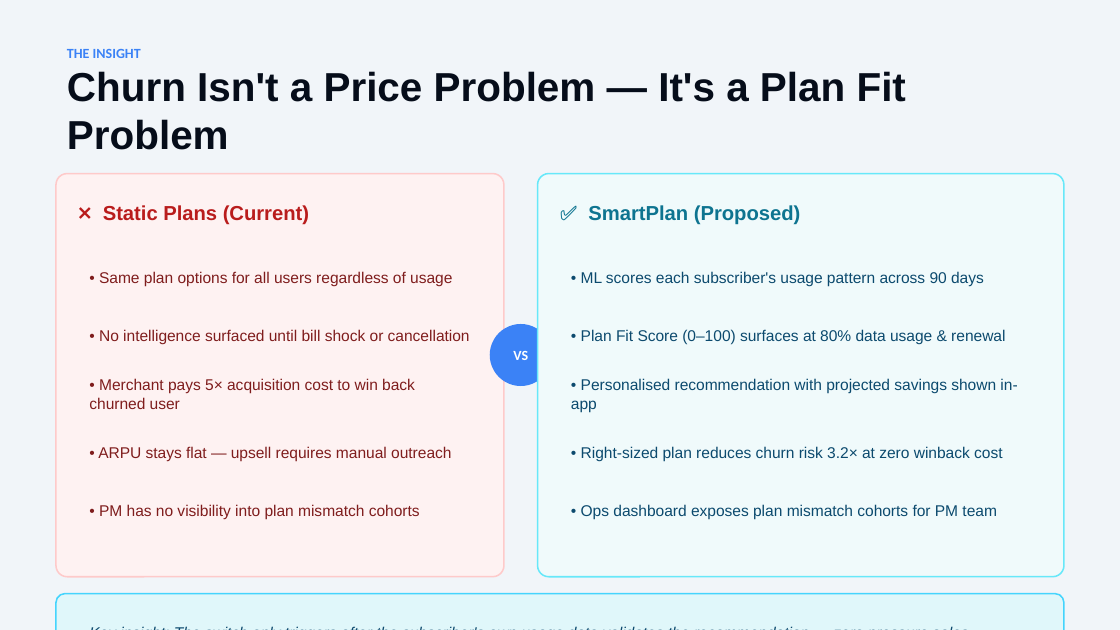
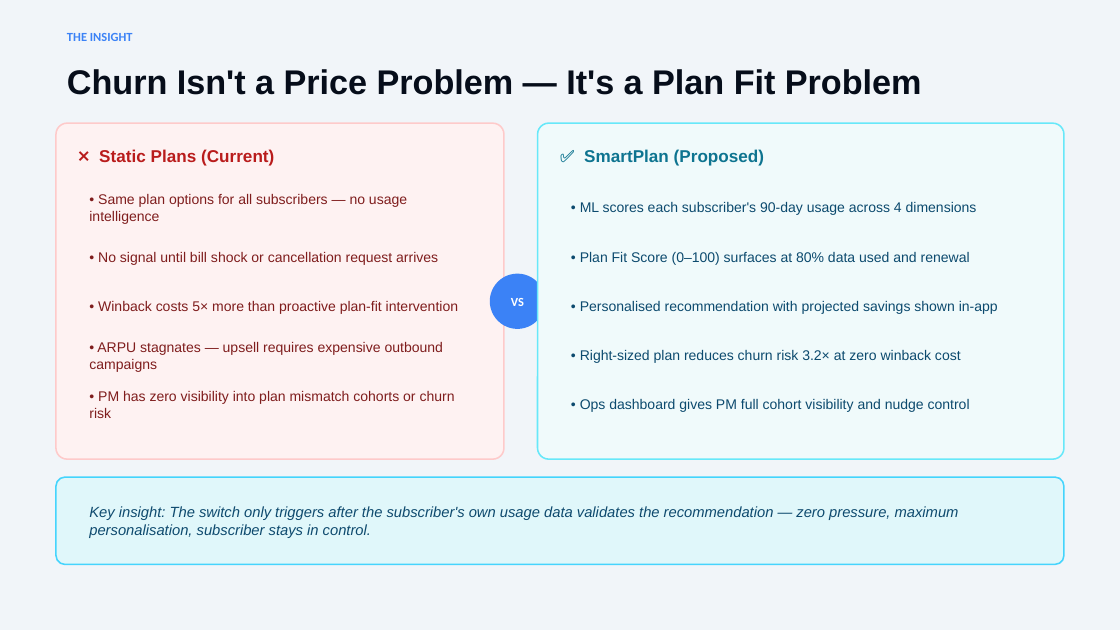
Before and after one commit to ajay-avaghade/Portfolio, a slide deck: slide 3 of assets/circles-smartplan-deck.pptx. Drawn at 1120x630 pixels with LibreOffice and Linux fonts; fonts in the diff are those of the drawing. Boxes give left, top, right and bottom in pixels: in the first picture for what was removed or moved away, otherwise in the second. Text is boxed around its words. In the diff, an @@ line names an element or a change of style, - is before the commit and + after.

```diff
--- a/assets/circles-smartplan-deck.pptx
+++ b/assets/circles-smartplan-deck.pptx
@@ text "THE INSIGHT": place and size @@
-text "THE INSIGHT" at (67,49,141,58)
+text "THE INSIGHT" at (67,33,133,41)
@@ text "THE INSIGHT" at (67,33,133,41): size 9 to 8 pt @@
@@ text "Churn Isn't a Price Problem ..." at (67,69,922,95): size 26 to 22 pt @@
@@ rounded rectangle: place and size @@
-rounded rectangle at (56,174,504,577)
+rounded rectangle at (56,123,504,459)
@@ text "❌ Static Plans (Current)" at (99,149,274,166): size 13 to 11 pt @@
@@ text "❌ Static Plans (Current)": place and size @@
-text "❌ Static Plans (Current)" at (103,205,309,225)
+text "❌ Static Plans (Current)" at (99,149,274,166)
@@ rounded rectangle: place and size @@
-rounded rectangle at (538,174,1064,577)
+rounded rectangle at (538,123,1064,459)
@@ text "✅ SmartPlan (Proposed)": place and size @@
-text "✅ SmartPlan (Proposed)" at (588,205,800,225)
+text "✅ SmartPlan (Proposed)" at (584,149,764,166)
@@ text "✅ SmartPlan (Proposed)" at (584,149,764,166): size 13 to 11 pt @@
@@ text at (89,194,407,224): text changed; size 10 to 9 pt @@
-• Same plan options for all users regardless of usage
+• Same plan options for all subscribers — no usage intelligence
@@ text at (580,202,977,215): text changed; size 10 to 9 pt @@
-• ML scores each subscriber's usage pattern across 90 days
+• ML scores each subscriber's 90-day usage across 4 dimensions
@@ text at (98,252,438,265): text changed; size 10 to 9 pt @@
-• No intelligence surfaced until bill shock or cancellation
+• No signal until bill shock or cancellation request arrives
@@ text at (580,252,970,265): text changed; size 10 to 9 pt @@
-• Plan Fit Score (0–100) surfaces at 80% data usage & renewal
+• Plan Fit Score (0–100) surfaces at 80% data used and renewal
@@ text "VS" at (511,298,524,306): size 9 to 8 pt @@
@@ text "VS": place and size @@
-text "VS" at (513,351,528,360)
+text "VS" at (511,298,524,306)
@@ ellipse: place and size @@
-ellipse at (491,325,551,385)
+ellipse at (491,274,544,328)
@@ text "• Personalised recommendation with projected ...": place and size @@
-text "• Personalised recommendation with projected ..." at (571,378,1017,412)
+text "• Personalised recommendation with projected ..." at (580,301,998,314)
@@ text "• Personalised recommendation with projected ..." at (580,301,998,314): size 10 to 9 pt @@
@@ text at (98,301,458,314): text changed; size 10 to 9 pt @@
-• Merchant pays 5× acquisition cost to win back churned user
+• Winback costs 5× more than proactive plan-fit intervention
@@ text at (89,342,443,372): text changed; size 10 to 9 pt @@
-• ARPU stays flat — upsell requires manual outreach
+• ARPU stagnates — upsell requires expensive outbound campaigns
@@ text "• Right-sized plan reduces churn ..." at (580,350,961,363): size 10 to 9 pt @@
@@ text "• Right-sized plan reduces churn ...": place and size @@
-text "• Right-sized plan reduces churn ..." at (581,446,1002,461)
+text "• Right-sized plan reduces churn ..." at (580,350,961,363)
@@ text at (89,391,455,418): text changed; size 10 to 9 pt @@
-• PM has no visibility into plan mismatch cohorts
+• PM has zero visibility into plan mismatch cohorts or churn risk
@@ text at (580,399,970,412): text changed; size 10 to 9 pt @@
-• Ops dashboard exposes plan mismatch cohorts for PM team
+• Ops dashboard gives PM full cohort visibility and nudge control
@@ proportions changed in 3 elements at (538,123,1064,459), (56,123,504,459), (56,477,1064,564) @@
@@ rounded rectangle: place and size @@
-rounded rectangle at (56,594,1064,630)
+rounded rectangle at (56,477,1064,564)
@@ text at (89,506,959,538): text changed; size 10 to 9.5 pt @@
-Key insight: The switch only triggers after the subscriber's own usage data validates the recommendation — zero pressure sales, maximum personalisation, subscriber keeps control.
+Key insight: The switch only triggers after the subscriber's own usage data validates the recommendation — zero pressure, maximum personalisation, subscriber stays in control.
```
Also in this commit, not shown: 7 other slides changed, 1 other file.
